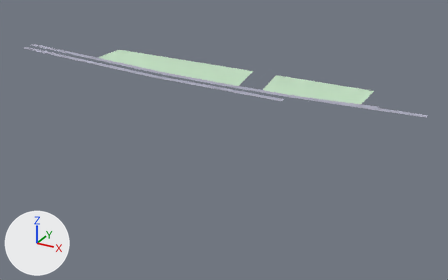
What one commit did to the glTF model white-model-six-districts/chunks/126_129_mid.glb.
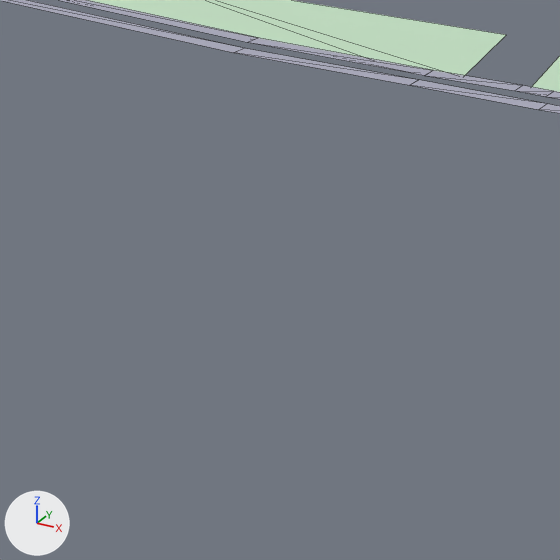
Each version appears first whole from a 50 mm lens placed at (3739.0, -14425.0, 320.0), pointed at (3351.0, -13719.0, -33.0), and next in a close-up on the part from 16% to 61% of the width and 21% to 93% of the height. Arrows for +X, +Y and +Z are at lower left; the lights stay in place. The older version's two pictures come first. The close-ups show mesh edges as thin lines. Vertices at exactly the same position are counted once.
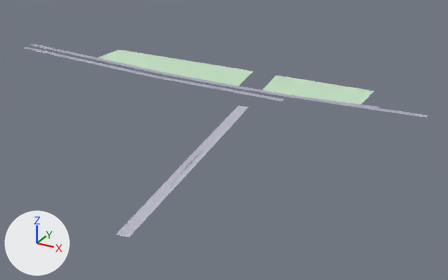
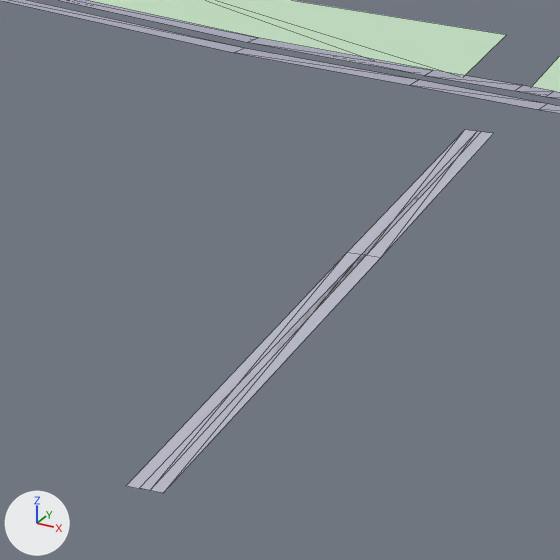
Boxes (x1, y1, x2, y2) around the edits, measured in the close-ups (560 x 560 px):
'Mesh_0', reshaped: before (0, 0, 560, 113); after (0, 0, 560, 493)
part 1 of me_mesh_0, added: after (126, 130, 494, 493)

Edits to the bpy script that builds the scene:
```text
Change me_mesh_0:
    used by ob_mesh_0; location = (0.0, 0.0, 0.0)
    verts and faces of me_mesh_0; kept vertices keep their numbers, new ones are numbered from 52
    remove me_mesh_0.from_pydata(...)  # 52 vertices, 28 faces; spans x 2848.0..3600.0, y -13630.0..-13500.0, z -2.0..7.0
    add me_mesh_0.from_pydata(...)  # 68 vertices, 36 faces; spans x 2848.0..3600.0, y -14042.0..-13500.0, z -2.0..8.0
    me_mesh_0 part 1
    add verts[52] = (3381.0, -13845.0, 8.0)  # pixel (346, 252)
    add verts[53] = (3414.0, -14042.0, 8.0)  # pixel (125, 486)
    add verts[54] = (3381.0, -13845.0, 8.0)  # pixel (346, 252)
    add verts[55] = (3388.0, -13844.0, 8.0)  # pixel (361, 254)
    add verts[56] = (3388.0, -13844.0, 8.0)  # pixel (361, 254)
    add for new, old in zip([*range(57, 62)], [*range(52, 57)]): verts[new] = verts[old] + (9.0, 2.0, 0.0)
    add verts[62] = (3364.0, -13683.0, 8.0)  # pixel (481, 131)
    add verts[63] = (3356.0, -13684.0, 8.0)  # pixel (464, 129)
    add verts[64] = (3428.0, -14039.0, 8.0)  # pixel (163, 493)
    add verts[65] = (3419.0, -14040.0, 8.0)  # pixel (139, 488)
    add verts[66] = (3371.0, -13682.0, 8.0)  # pixel (493, 133)
    add verts[67] = (3362.0, -13683.0, 8.0)  # pixel (477, 131)
    add faces += [(52, 58, 57), (52, 53, 58), (59, 62, 63), (54, 59, 63), (55, 64, 60), (55, 65, 64)]
    add faces += [(61, 66, 67), (56, 61, 67)]
```
